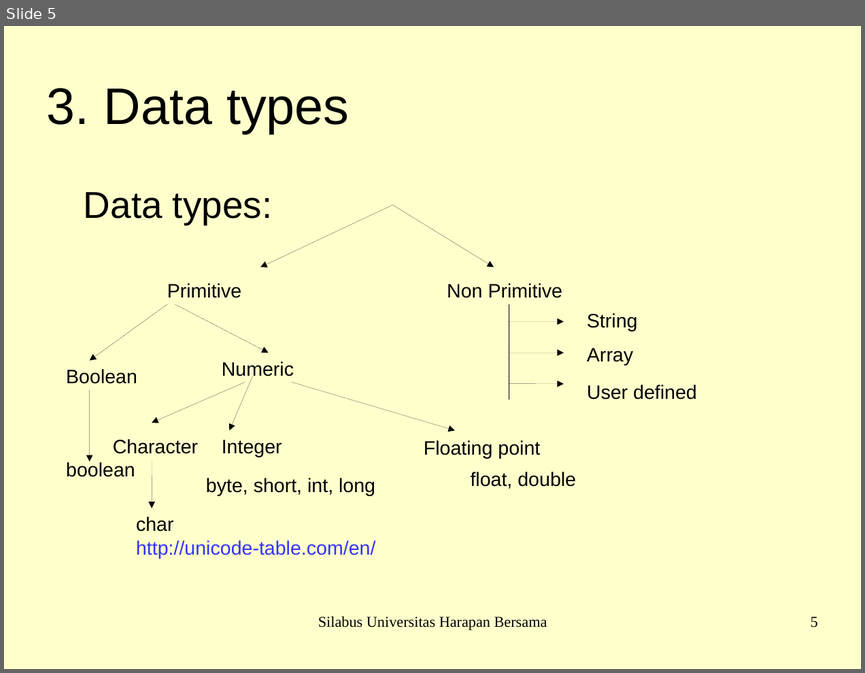
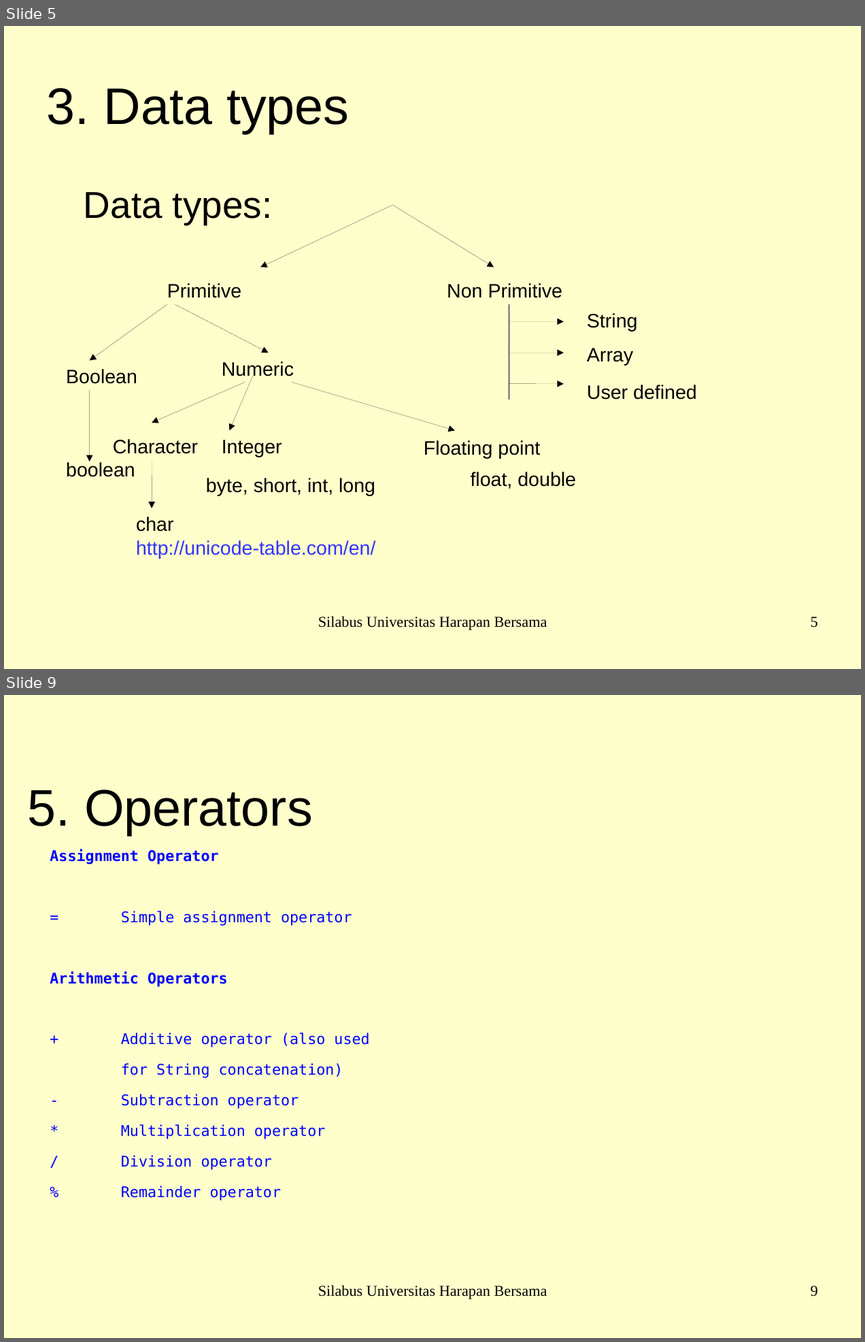
Before and after one commit to arissetyawan-campus-1qaz2wsx3edc/java-programming-basic, a slide deck: java-master-slide.odp. Shown one above the other, each under a label of ours: slide 5 before the commit, slides 5 and 9 after it; the slides between them are not shown. The pictures are 865x673 and 865x1342 pixels, drawn with LibreOffice and Linux fonts; fonts in the diff are those of the drawing; background and template pictures are left out. Boxes give left, top, right and bottom in pixels: in the first picture for what was removed or moved away, otherwise in the second. Text is boxed around its words. In the diff, an @@ line names an element or a change of style, - is before the commit and + after.

```diff
--- a/java-master-slide.odp
+++ b/java-master-slide.odp
@@ slide 9 added at box(4, 695, 861, 1338), background #FFFFCC @@
@@ title added at box(27, 790, 313, 835), 47.6 pt, text #000000 @@
+5. Operators
@@ text added at box(50, 849, 369, 1200), 13.7 pt, text #0000FF @@
+Assignment Operator
+= Simple assignment operator
+Arithmetic Operators
++ Additive operator (also used
+for String concatenation)
+- Subtraction operator
+* Multiplication operator
+/ Division operator
+% Remainder operator
@@ text added at box(318, 1285, 547, 1299), 14 pt, text #000000 @@
+Silabus Universitas Harapan Bersama
@@ page number added at box(810, 1285, 818, 1296), 14 pt, text #000000 @@
+9
```
Also in this commit, not shown: 2 slides changed, 9 other slides added, 2 other files.
